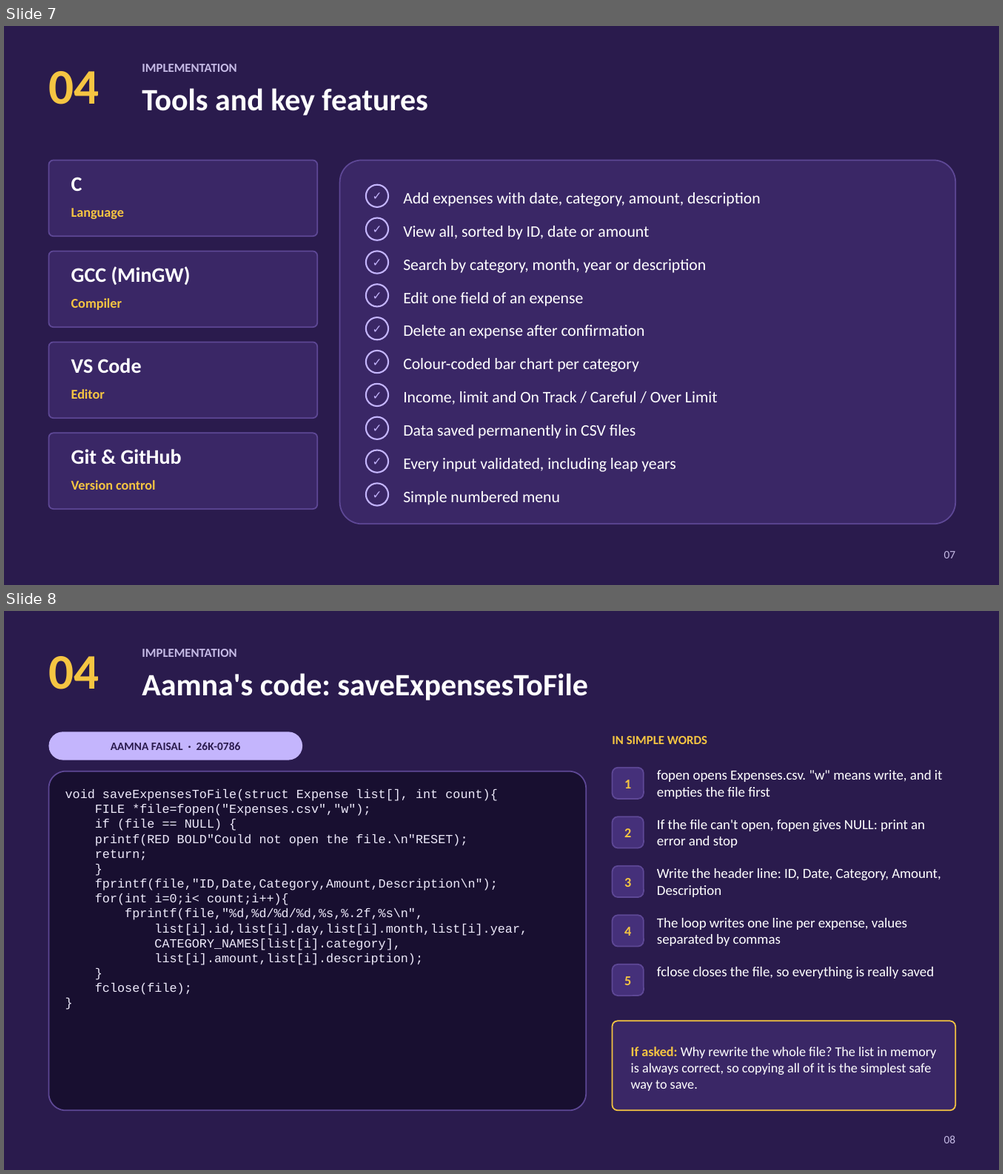
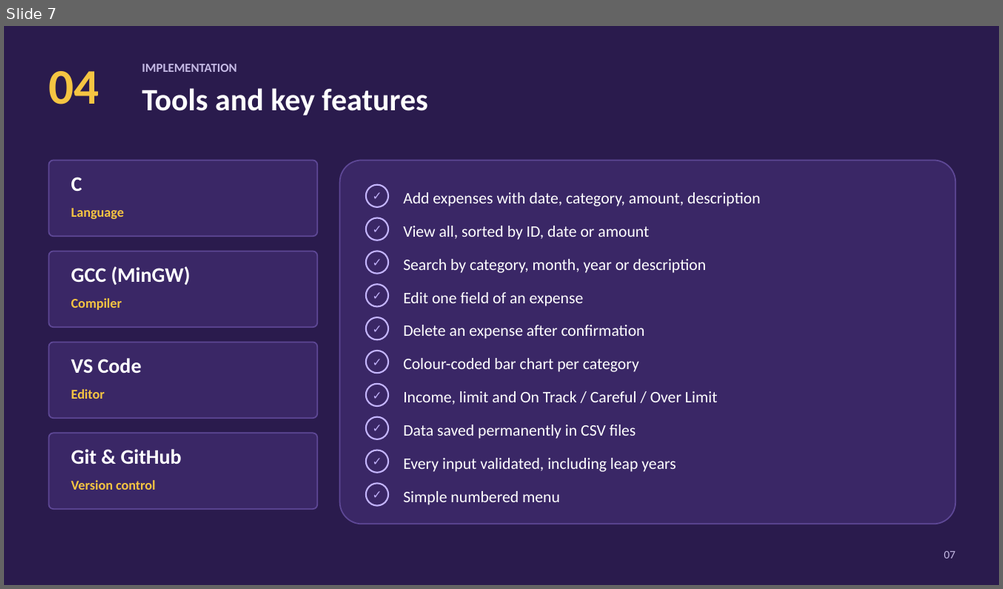
Before and after one commit to aamnafaisal26/Programming-Fundamentals_Lab_Project, a slide deck: Budget Tracker - Presentation.pptx. Shown one above the other, each under a label of ours: slides 7 and 8 before the commit, slide 7 after it. The pictures are 1003x1174 and 1003x589 pixels, drawn with LibreOffice and Linux fonts; fonts in the diff are those of the drawing. Boxes give left, top, right and bottom in pixels: in the first picture for what was removed or moved away, otherwise in the second. Text is boxed around its words. In the diff, an @@ line names an element or a change of style, - is before the commit and + after.

```diff
--- a/Budget Tracker - Presentation.pptx
+++ b/Budget Tracker - Presentation.pptx
@@ slide 8 removed at (4, 611, 999, 1170), background #2A1B4D @@
@@ text removed at (142, 649, 236, 657) @@
-IMPLEMENTATION
@@ text removed at (48, 656, 99, 689) @@
-04
@@ text removed at (142, 673, 587, 701) @@
-Aamna's code: saveExpensesToFile
@@ rounded rectangle removed at (48, 732, 302, 760) @@
-AAMNA FAISAL · 26K-0786
@@ text removed at (612, 736, 707, 744) @@
-IN SIMPLE WORDS
@@ rounded rectangle removed at (48, 772, 586, 1111) @@
@@ rounded rectangle removed at (612, 768, 643, 799) @@
-1
@@ text removed at (657, 770, 942, 799) @@
-fopen opens Expenses.csv. "w" means write, and it empties the file first
@@ text removed at (65, 789, 527, 995) @@
-void saveExpensesToFile(struct Expense list[], int count){
-FILE *file=fopen("Expenses.csv","w");
-if (file == NULL) {
-printf(RED BOLD"Could not open the file.\n"RESET);
-return;
-}
-fprintf(file,"ID,Date,Category,Amount,Description\n");
-for(int i=0;i< count;i++){
-fprintf(file,"%d,%d/%d/%d,%s,%.2f,%s\n",
-list[i].id,list[i].day,list[i].month,list[i].year,
-CATEGORY_NAMES[list[i].category],
-list[i].amount,list[i].description);
-}
-fclose(file);
-}
@@ rounded rectangle removed at (612, 817, 643, 849) @@
-2
@@ text removed at (657, 820, 925, 848) @@
-If the file can't open, fopen gives NULL: print an error and stop
@@ rounded rectangle removed at (612, 866, 643, 897) @@
-3
@@ text removed at (657, 869, 940, 897) @@
-Write the header line: ID, Date, Category, Amount, Description
@@ rounded rectangle removed at (612, 915, 643, 947) @@
-4
@@ text removed at (657, 918, 907, 946) @@
-The loop writes one line per expense, values separated by commas
@@ rounded rectangle removed at (612, 965, 643, 996) @@
-5
@@ text removed at (657, 967, 934, 980) @@
-fclose closes the file, so everything is really saved
@@ rounded rectangle removed at (612, 1022, 956, 1111) @@
@@ text removed at (631, 1047, 936, 1091) @@
-If asked: Why rewrite the whole file? The list in memory is always correct, so copying all of it is the simplest safe way to save.
@@ text removed at (944, 1136, 956, 1144) @@
-08
```
Also in this commit, not shown: 4 slides changed, 1 slide added, 2 other slides removed.
